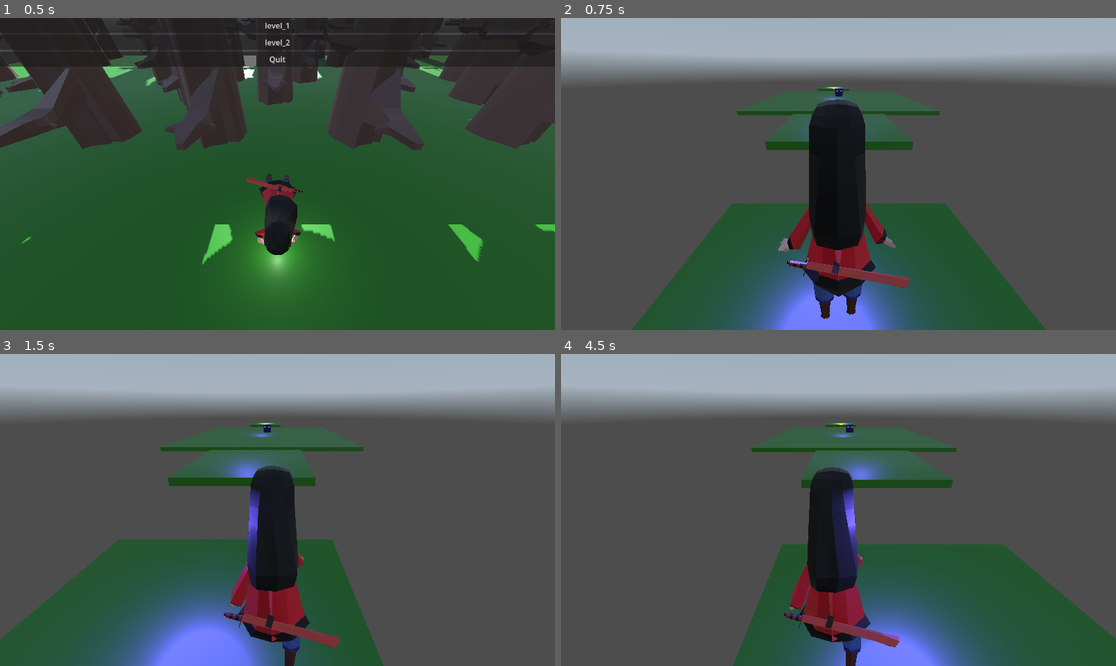
Above: before the commit, frames 1-4 (two rows, left to right).
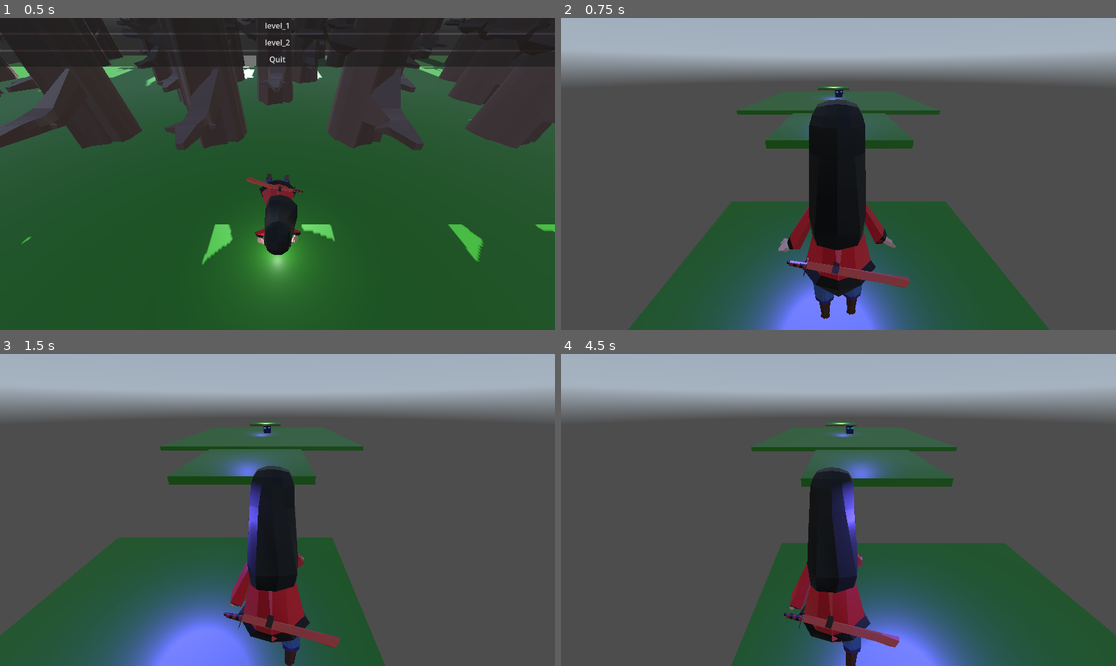
Above: after the commit, the same moments.

Repository: NielsSchool123/godot-game-benzaiten
Game: Godot game, scene res://MainMenu.tscn
Two runs of this game, one before a commit and one after it. Both use one fixed random seed, a clock stepped at 60 frames per second and the inputs below. A sky picture missing from this copy of the repository is replaced by a grey-blue gradient.
Inputs (mouse positions are in pixels of both pictures, inside the frame that each line leads up to):
- Up to frame 1 (0.5 s): no input
- Up to frame 2 (0.75 s): click "level_1" at 0.5 s
- Up to frame 3 (1.5 s): tap Enter at 1.25 s; move the mouse to (399, 494) at 1.27 s; hold D (move_right) from 1.28 s (still down); click (399, 494) at 1.42 s
- Up to frame 4 (4.5 s): tap Space (jump) at 1.52, 2.27, 3.77 s; move the mouse to (727, 525) at 2.02 s; release D (move_right) at 2.03 s; hold S (move_back) 2.03-2.78 s; move the mouse to (894, 441) at 2.77 s; hold D (move_right) 2.78-3.53 s; move the mouse to (810, 572) at 3.52 s; hold W (move_forward) 3.53-4.28 s; click (810, 572) at 3.67 s; move the mouse to (1005, 556) at 4.27 s; hold A (move_left) from 4.28 s (still down)

Frame 1 is identical in both runs. In frame 2, 0.9% of the frame differs, in the area x 12-88%, y 22-100%; in frame 3, 1.1%, in the area x 0-70%, y 22-100%; in frame 4, 1.1%.

Commit message:
slime + player hitbox fix

Diff:
--- a/Player.tscn
+++ b/Player.tscn
@@ -4,7 +4,7 @@
 [ext_resource type="PackedScene" uid="uid://cqkdj7rm7ds05" path="res://PlayerWalkAnimation.tscn" id="2_kne1u"]
 
 [sub_resource type="BoxShape3D" id="BoxShape3D_onrkg"]
-size = Vector3(1, 0.880859, 0.001)
+size = Vector3(1.40004, 0.876709, 0.001)
 
 [node name="player" type="CharacterBody3D" groups=["player"]]
 script = ExtResource("1_onrkg")
@@ -13,7 +13,7 @@
 transform = Transform3D(-1, 3.99608e-08, -7.77553e-08, 0, 0.889416, 0.457098, 8.74228e-08, 0.457098, -0.889416, 0, 7.193, -3.731)
 
 [node name="CollisionShape3D" type="CollisionShape3D" parent="."]
-transform = Transform3D(2, 0, 0, 0, 7, 0, 0, 0, 1000, 0, 3.5, 0)
+transform = Transform3D(2, 0, 0, 0, 7, 0, 0, 0, 1000, -0.0228424, 3.6051, 0)
 shape = SubResource("BoxShape3D_onrkg")
 
 [node name="Animation" parent="." instance=ExtResource("2_kne1u")]
--- a/Slime.tscn
+++ b/Slime.tscn
@@ -3,19 +3,19 @@
 [ext_resource type="PackedScene" uid="uid://cj6v2vv0twtvt" path="res://assets/models/slime.glb" id="1_2d52u"]
 [ext_resource type="Script" uid="uid://h6bu4n67q43i" path="res://scripts/SlimeScript.gd" id="1_5jc4t"]
 
-[sub_resource type="BoxShape3D" id="BoxShape3D_5jc4t"]
-size = Vector3(2.0918, 2.37427, 1)
+[sub_resource type="BoxShape3D" id="BoxShape3D_cwriv"]
+size = Vector3(1.32977, 0.951172, 1.39142)
 
 [sub_resource type="SphereShape3D" id="SphereShape3D_5jc4t"]
 radius = 5.26002
 
 [node name="slime" type="CharacterBody3D"]
-transform = Transform3D(0.0237342, 0, -0.999718, 0, 1, 0, 0.999718, 0, 0.0237342, 0, 0, 0)
+transform = Transform3D(-4.37114e-08, 0, -1, 0, 1, 0, 1, 0, -4.37114e-08, 0, 0, 0)
 script = ExtResource("1_5jc4t")
 
-[node name="Hitbox2" type="CollisionShape3D" parent="."]
-transform = Transform3D(1, 0, 0, 0, 1, 0, 0, 0, 1.96411, -0.360165, 0.687134, 0)
-shape = SubResource("BoxShape3D_5jc4t")
+[node name="CollisionShape3D2" type="CollisionShape3D" parent="."]
+transform = Transform3D(1.9, 0, -7.71464e-14, 0, 1.9, 0, 7.71464e-14, 0, 1.9, -0.21516, 0.771593, -0.100452)
+shape = SubResource("BoxShape3D_cwriv")
 
 [node name="slime" parent="." instance=ExtResource("1_2d52u")]
 
@@ -27,6 +27,6 @@
 
 [node name="Hitbox" type="Area3D" parent="."]
 
-[node name="Hitbox" type="CollisionShape3D" parent="Hitbox"]
-transform = Transform3D(1, 0, 0, 0, 1, 0, 0, 0, 1.96411, -0.360165, 0.687134, 0)
-shape = SubResource("BoxShape3D_5jc4t")
+[node name="CollisionShape3D" type="CollisionShape3D" parent="Hitbox"]
+transform = Transform3D(2.09995, 0, -8.52651e-14, 0, 2.1, 0, 8.52651e-14, 0, 2.09995, -0.21516, 0.771593, -0.100452)
+shape = SubResource("BoxShape3D_cwriv")
--- a/WinScreen.tscn
+++ b/WinScreen.tscn
@@ -10,6 +10,8 @@
 anchors_preset = 15
 anchor_right = 1.0
 anchor_bottom = 1.0
+grow_horizontal = 2
+grow_vertical = 2
 size_flags_horizontal = 3
 size_flags_vertical = 3
 script = ExtResource("1_a03an")
